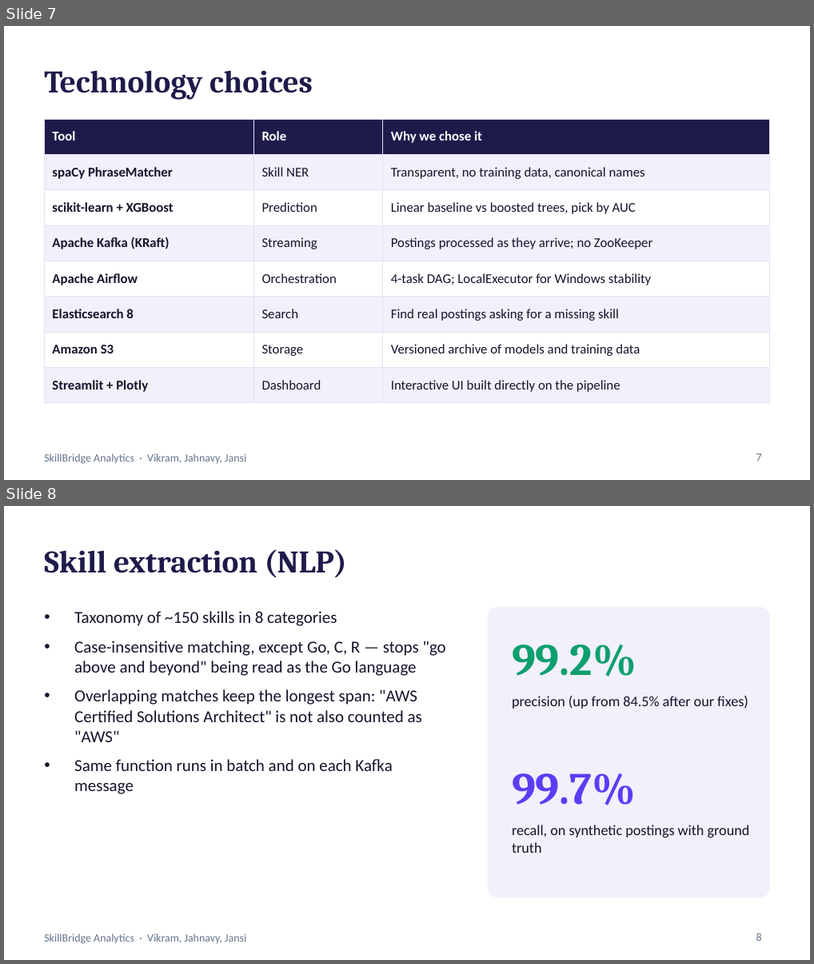
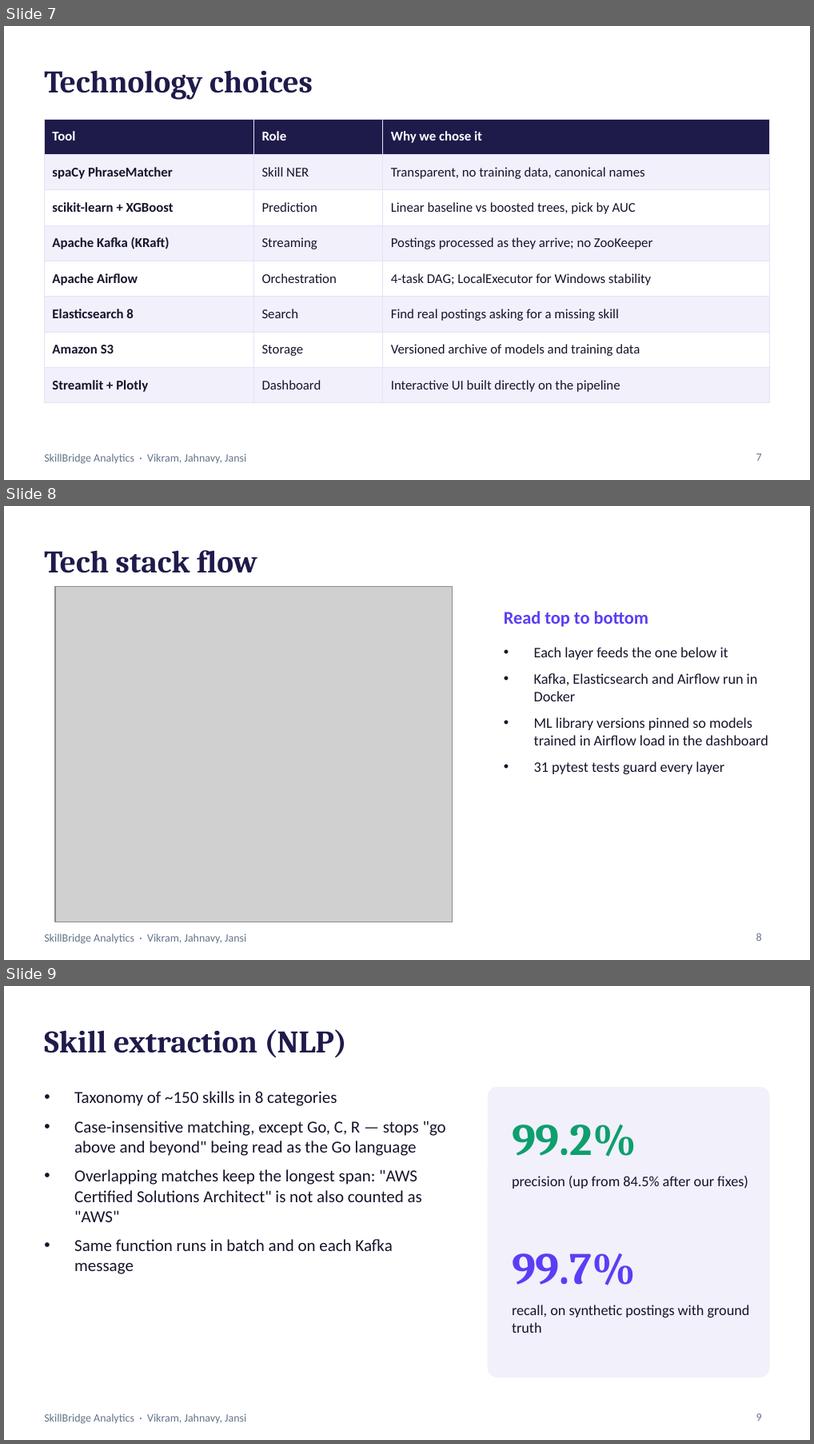
Before and after one commit to Vikram5002/Equilearn, a slide deck: rsp/ppt/SkillBridge_Evaluation.pptx. Shown one above the other, each under a label of ours: slides 7 and 8 before the commit, slides 7, 8 and 9 after it. The pictures are 814x964 and 814x1444 pixels, drawn with LibreOffice and Linux fonts; fonts in the diff are those of the drawing; grey boxes stand for pictures. Boxes give left, top, right and bottom in pixels: in the first picture for what was removed or moved away, otherwise in the second. Text is boxed around its words. In the diff, an @@ line names an element or a change of style, - is before the commit and + after.

Commit message:
Add project, tech stack, scenario and development flow diagrams to evaluation deck

```diff
--- a/rsp/ppt/SkillBridge_Evaluation.pptx
+++ b/rsp/ppt/SkillBridge_Evaluation.pptx
@@ slide 8 added at <box>4,506,810,960</box>, background #FFFFFF; not listed: 1 template element that a slide beside it also shows @@
@@ title added at <box>44,550,258,573</box>, 28 pt, text #1E1B4B, bold @@
+Tech stack flow
@@ picture added at <box>55,587,452,921</box> @@
@@ text added at <box>504,611,650,627</box>, 16 pt, text #5B3DF5, bold @@
+Read top to bottom
@@ text added at <box>534,647,769,774</box>, 13 pt, text #14142B @@
+• Each layer feeds the one below it
+• Kafka, Elasticsearch and Airflow run in Docker
+• ML library versions pinned so models trained in Airflow load in the dashboard
+• 31 pytest tests guard every layer
@@ page number added at <box>757,932,762,940</box>, 10 pt, text #64748B @@
+8
@@ what was slide 8 is now slide 9 @@
@@ page number at <box>757,1413,762,1420</box>: text changed @@
-8
+9
```
Also in this commit, not shown: 3 slides changed, 3 other slides added, 1 slide removed, 6 other files.
